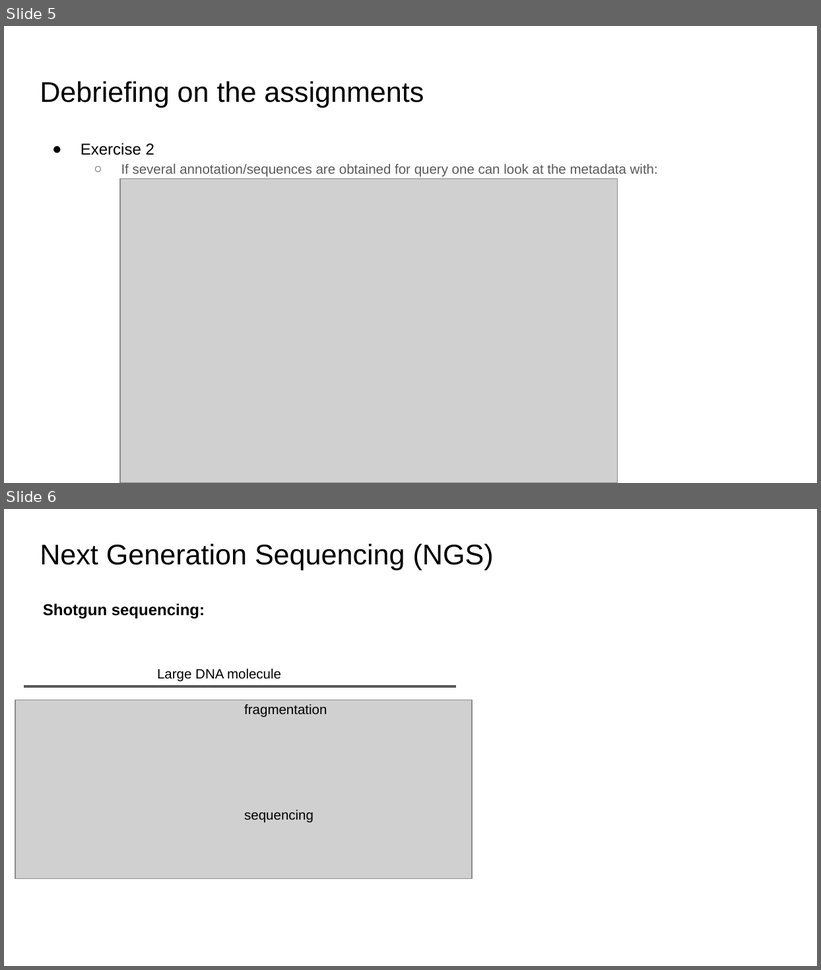
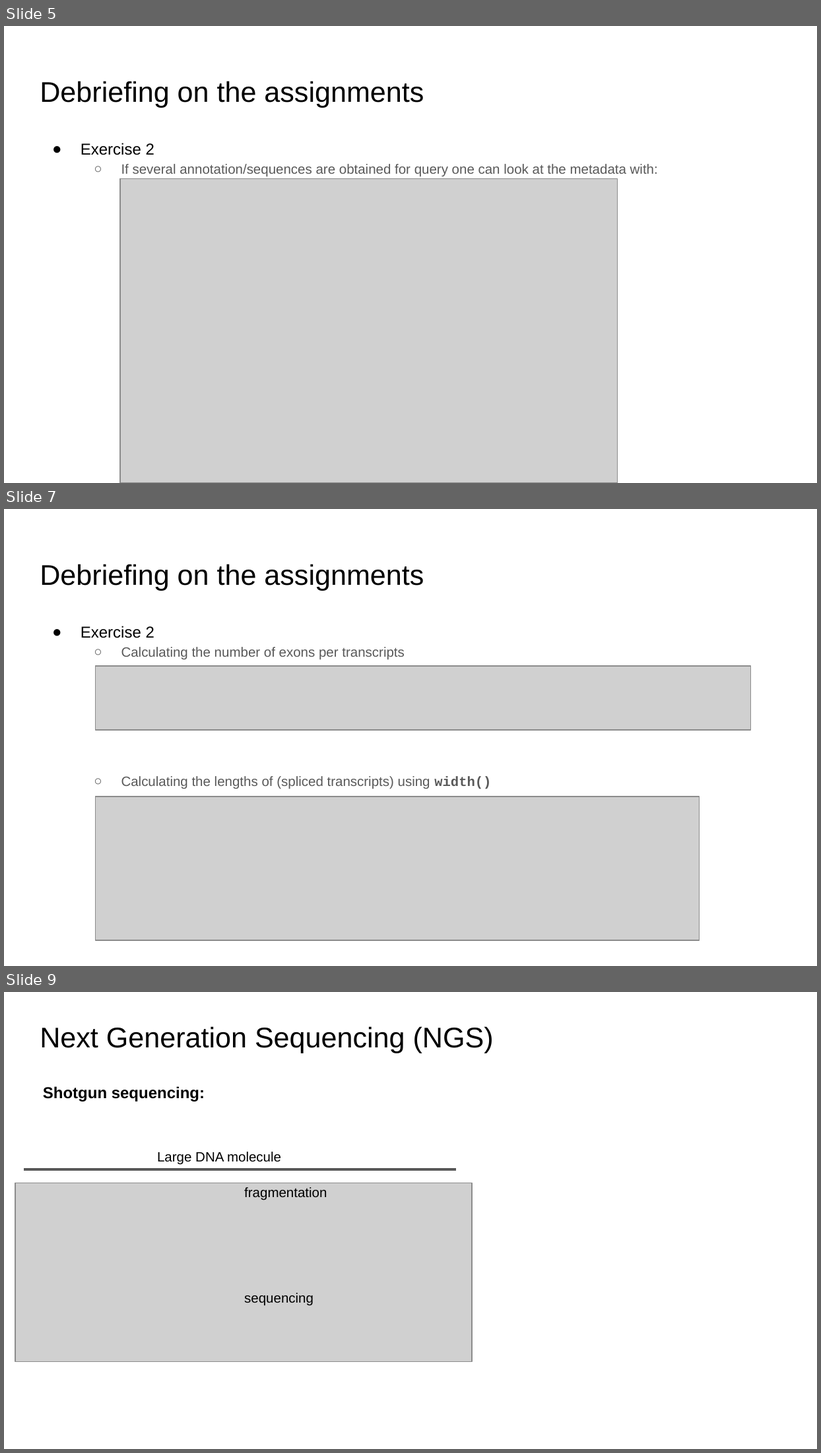
Before and after one commit to ETHZ-INS/ethEpigen2023_materials, a slide deck: week03/epigen_w3.pptx. Shown one above the other, each under a label of ours: slides 5 and 6 before the commit, slides 5, 7 and 9 after it; the slides between them are not shown. The pictures are 821x970 and 821x1453 pixels, drawn with LibreOffice and Linux fonts; fonts in the diff are those of the drawing; grey boxes stand for pictures. Boxes give left, top, right and bottom in pixels: in the first picture for what was removed or moved away, otherwise in the second. Text is boxed around its words. In the diff, an @@ line names an element or a change of style, - is before the commit and + after.

Commit message:
updated debriefing

```diff
--- a/week03/epigen_w3.pptx
+++ b/week03/epigen_w3.pptx
@@ slide 7 added at [4, 509, 817, 966], background #FFFFFF @@
@@ title added at [40, 564, 424, 590], 25.2 pt, text #000000 @@
+Debriefing on the assignments
@@ text added at [81, 626, 491, 789], 12 pt, text #595959 @@
+● Exercise 2
+  ○ Calculating the number of exons per transcripts
+  ○ Calculating the lengths of (spliced transcripts) using width()
@@ picture added at [96, 666, 751, 730] @@
@@ picture added at [96, 797, 699, 941] @@
@@ what was slide 6 is now slide 9 @@
```
Also in this commit, not shown: 2 slides changed, 2 other slides added, 1 other file.
